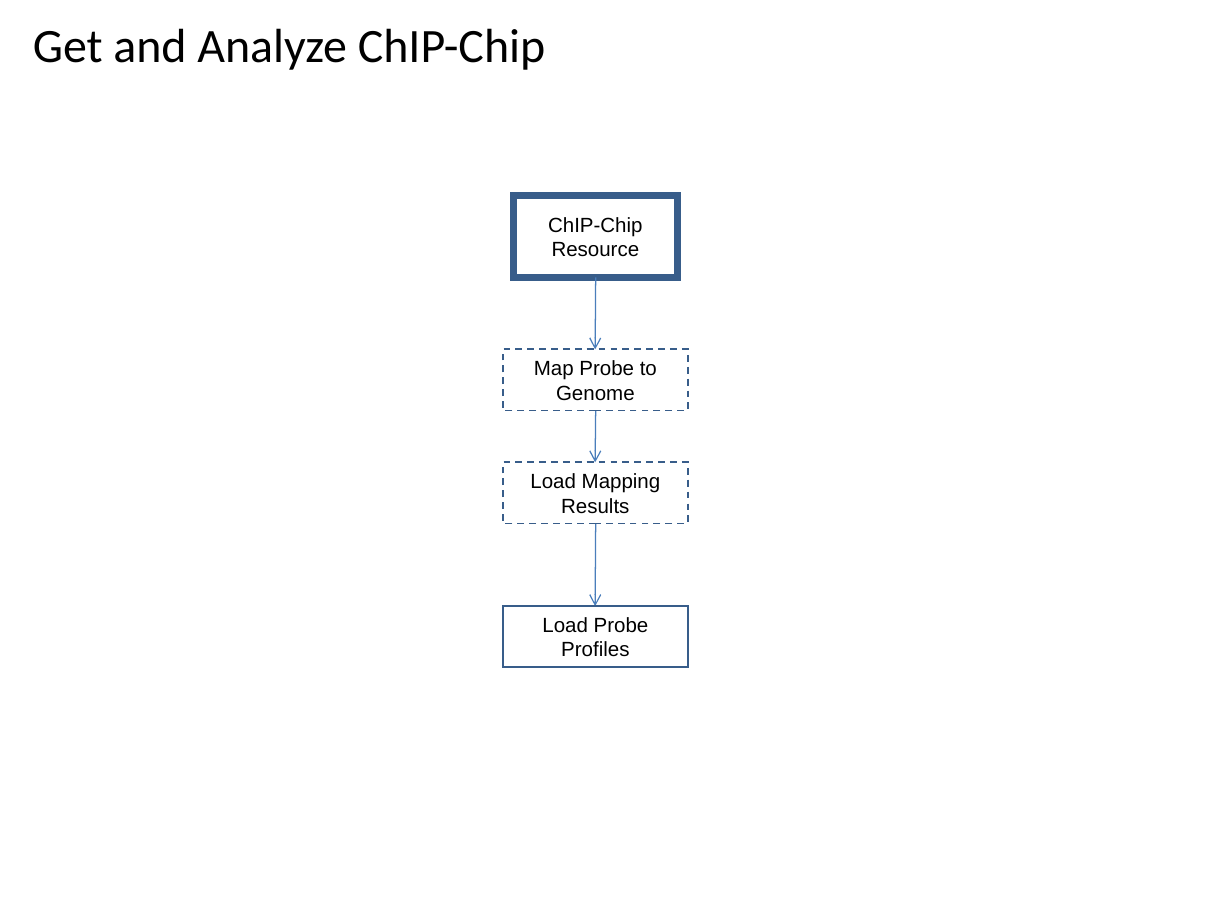
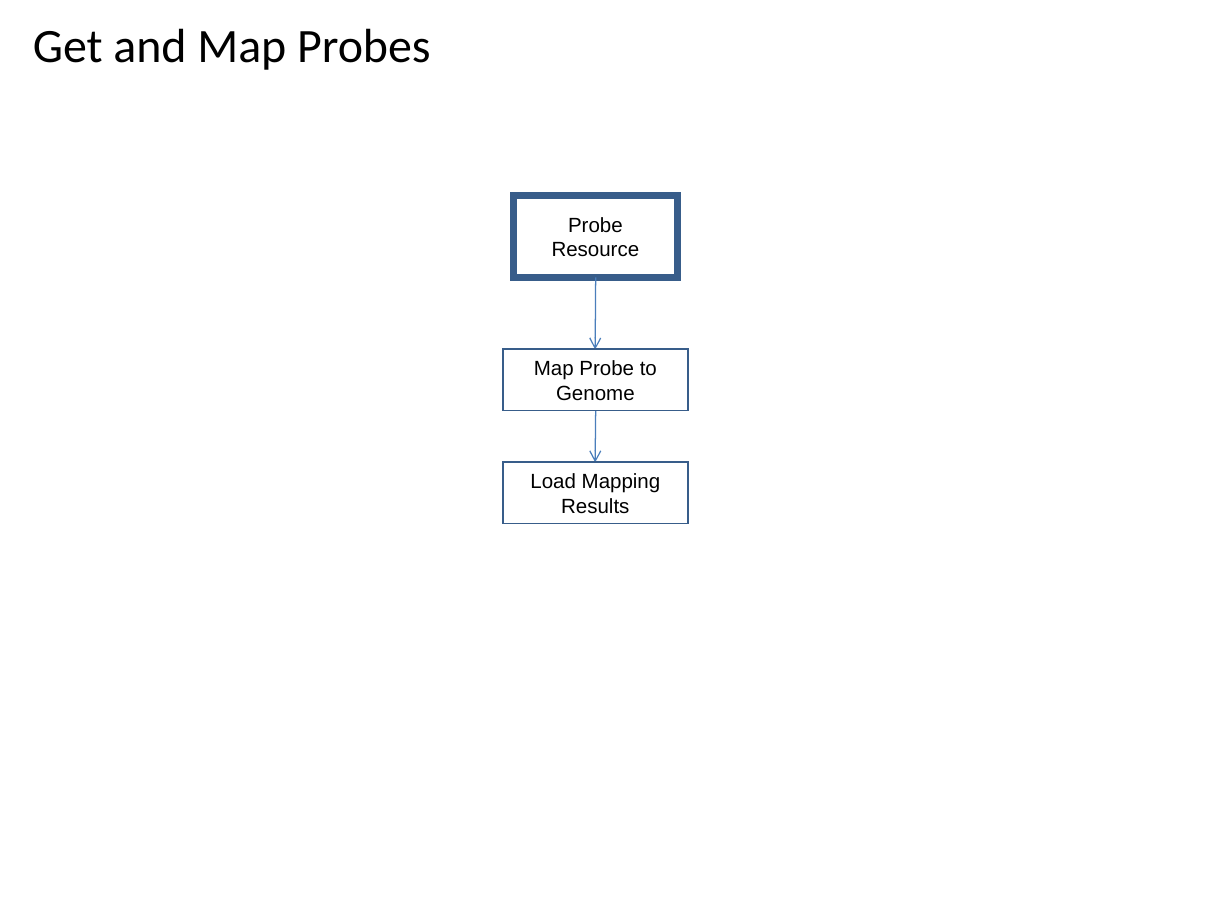
Before and after one commit to VEuPathDB/ApiCommonWorkflow, a slide deck: slide 36 of Main/doc/IntegratedWorkflow.ppt (slide 50 before the commit). Drawn at 1232x924 pixels with LibreOffice and Linux fonts; fonts in the diff are those of the drawing. Boxes give left, top, right and bottom in pixels: in the first picture for what was removed or moved away, otherwise in the second. Text is boxed around its words. In the diff, an @@ line names an element or a change of style, - is before the commit and + after.

```diff
--- a/Main/doc/IntegratedWorkflow.ppt
+++ b/Main/doc/IntegratedWorkflow.ppt
@@ title at bbox=[33, 28, 430, 70]: text changed @@
-Get and Analyze ChIP-Chip
+Get and Map Probes
@@ text in rectangle at bbox=[568, 217, 623, 233]: text changed @@
-ChIP-Chip
+Probe
@@ rectangle "Map Probe to Genome" at bbox=[503, 349, 687, 410]: outline #385D8A 0.99 pt dashed to #385D8A 0.99 pt @@
@@ rectangle "Load Mapping Results" at bbox=[503, 462, 687, 524]: outline #385D8A 0.99 pt dashed to #385D8A 0.99 pt @@
@@ arrow removed from (596, 524) to (595, 606) @@
@@ rectangle removed at bbox=[503, 606, 687, 668] @@
-Load Probe Profiles
```
Also in this commit, not shown: 2 other slides changed, 2 slides added.
